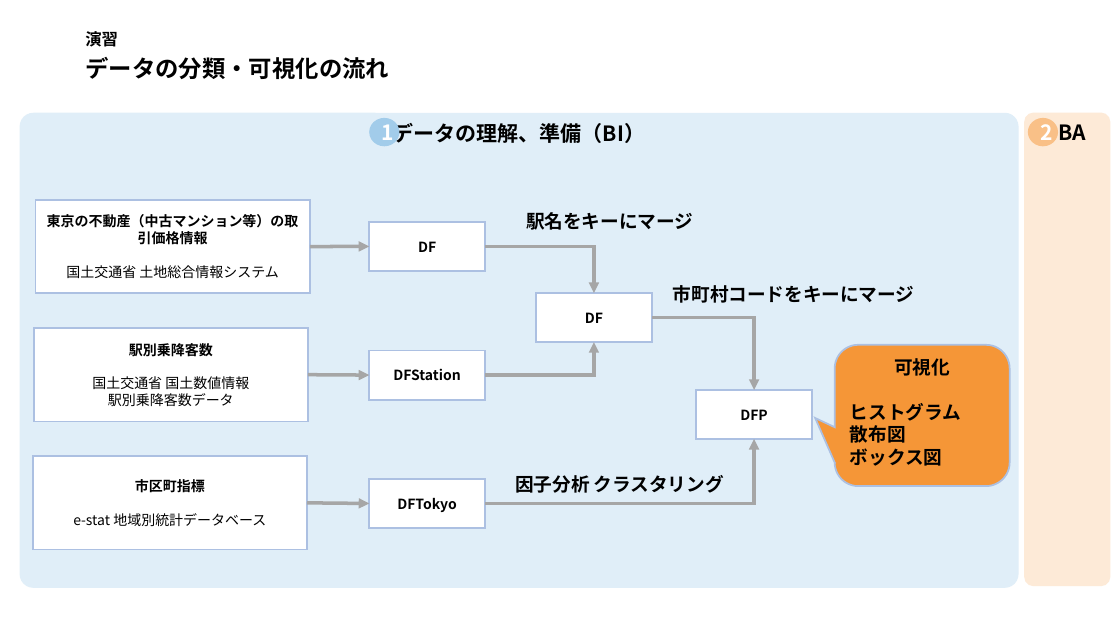
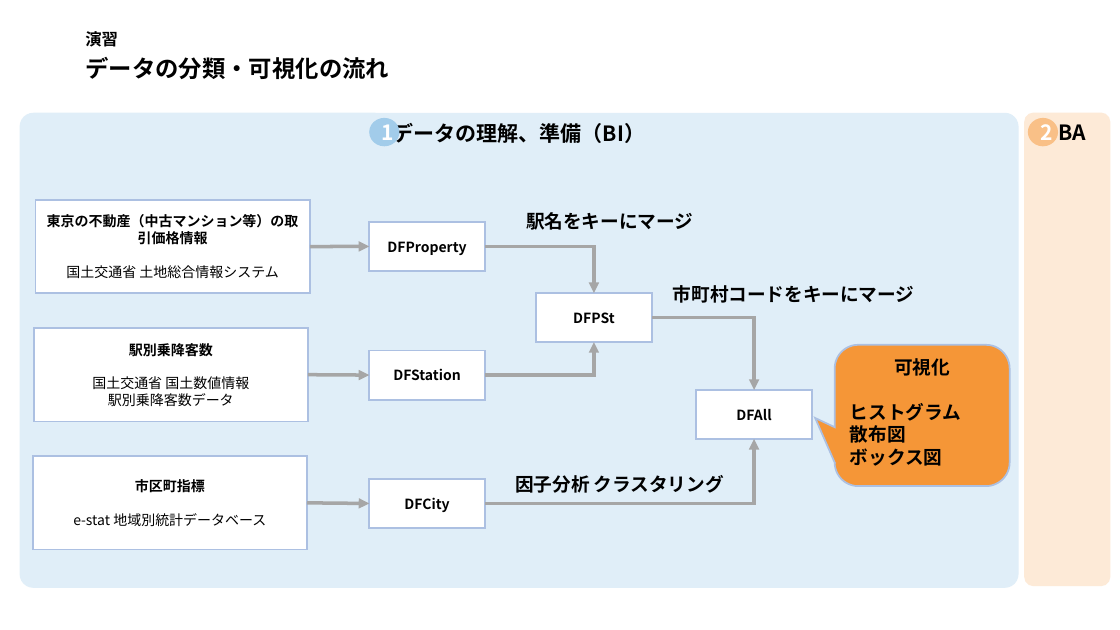
Before and after one commit to eifaookfue/RLibrary, a slide deck: slide 7 of presentation/発表構成.pptx. Drawn at 1120x630 pixels with LibreOffice and Linux fonts; fonts in the diff are those of the drawing. Boxes give left, top, right and bottom in pixels: in the first picture for what was removed or moved away, otherwise in the second. Text is boxed around its words. In the diff, an @@ line names an element or a change of style, - is before the commit and + after.

```diff
--- a/presentation/発表構成.pptx
+++ b/presentation/発表構成.pptx
@@ text in rectangle at box(387, 241, 466, 255): text changed @@
-DF
+DFProperty
@@ text in rectangle at box(573, 312, 615, 323): text changed @@
-DF
+DFPSt
@@ text in rectangle at box(736, 409, 771, 420): text changed @@
-DFP
+DFAll
@@ text in rectangle at box(404, 497, 449, 512): text changed @@
-DFTokyo
+DFCity
```
Also in this commit, not shown: 3 other files.
